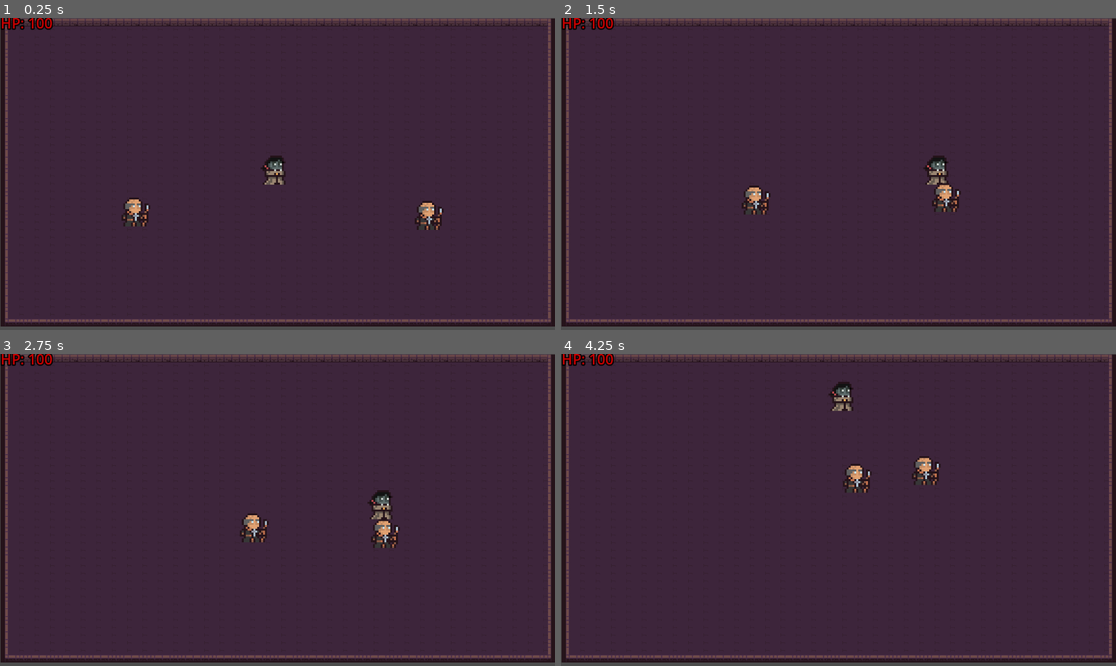
Above: before the commit, frames 1-4 (two rows, left to right).
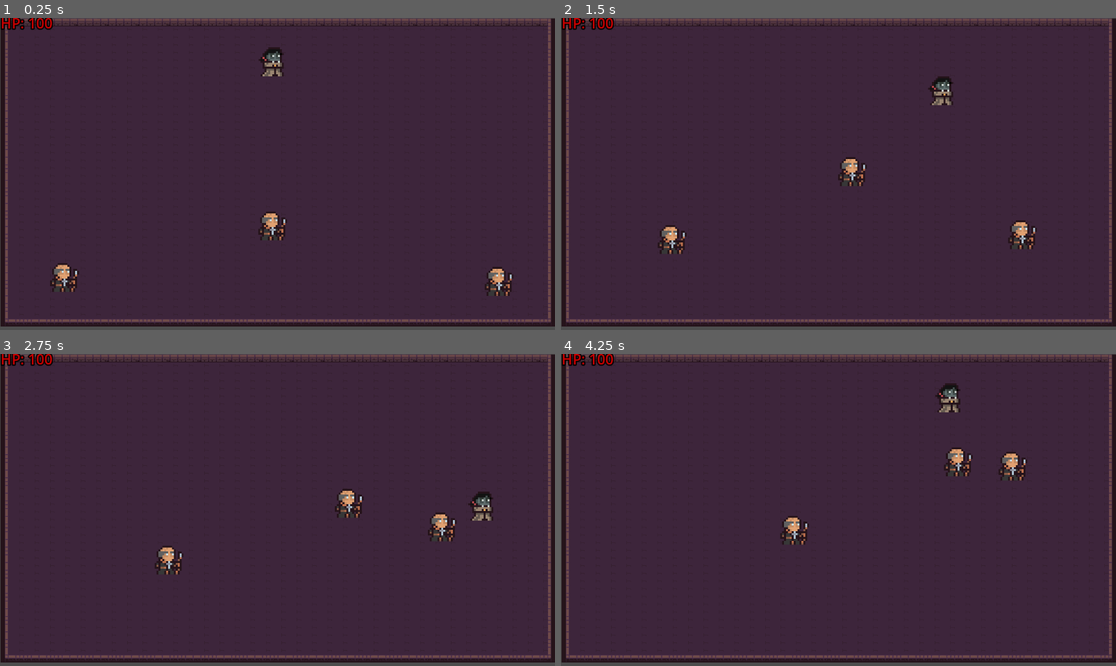
Above: after the commit, the same moments.

Repository: Unnamed-Roguelike-Game/Game
Game: Godot game, scene res://Game.tscn
The game is run twice, just before and just after one commit, with the same random seed, the same clock (stepped at 60 frames per second) and the same inputs.
Inputs:
- Up to frame 1 (0.25 s): no input
- Up to frame 2 (1.5 s): hold D (right) 0.53-1.28 s; hold S (down) from 1.28 s (still down)
- Up to frame 3 (2.75 s): release S (down) at 2.03 s; hold D (right) from 2.03 s (still down)
- Up to frame 4 (4.25 s): release D (right) at 2.78 s; hold W (up) 2.78-3.53 s; hold A (left) from 3.53 s (still down)

The runs differ from the first frame. In frame 1, 2.1% of the frame differs, in the area x 9-93%, y 9-90%; in frame 2, 2.1%; in frame 3, 2.0%; in frame 4, 2.1%.

Commit message:
I think making the enemies have the hitbox for contact damage is easier and makes more sense. maybe not tho. The way its written, Player is addressed once and the hitbox and its properties copied when duplicating enemies. Player hitbox could be for projectiles once we have them...

Diff:
--- a/Unnamed Roguelike Game/Enemy.gd
+++ b/Unnamed Roguelike Game/Enemy.gd
@@ -12,3 +12,8 @@
 	velocity = (direction_of_player * ENEMY_SPEED * delta)
 
 	move_and_collide(velocity)
+
+
+func _on_area_2d_body_entered(body):
+	if body.name == "Player":
+		body.player_health -= 10
--- a/Unnamed Roguelike Game/Game.tscn
+++ b/Unnamed Roguelike Game/Game.tscn
@@ -1,25 +1,50 @@
-[gd_scene load_steps=5 format=3 uid="uid://b8po4tfjlujc8"]
+[gd_scene load_steps=6 format=3 uid="uid://ck7dgjuf7h6os"]
 
-[ext_resource type="PackedScene" uid="uid://bxrc5aulpi3wk" path="res://Room.tscn" id="1_2tscc"]
+[ext_resource type="PackedScene" path="res://Room.tscn" id="1_2tscc"]
 [ext_resource type="PackedScene" uid="uid://b06g5m8ciufci" path="res://Player.tscn" id="2_5qbtk"]
 [ext_resource type="Script" path="res://HP.gd" id="3_emkpw"]
-[ext_resource type="PackedScene" uid="uid://bje1j8ngmq02f" path="res://Enemy.tscn" id="3_j2fa5"]
+[ext_resource type="PackedScene" path="res://Enemy.tscn" id="3_j2fa5"]
+
+[sub_resource type="CapsuleShape2D" id="CapsuleShape2D_pssym"]
+radius = 7.0
+height = 15.0
 
 [node name="Game" type="Node2D"]
 
 [node name="Room" parent="." instance=ExtResource("1_2tscc")]
 
 [node name="Player" parent="." instance=ExtResource("2_5qbtk")]
-position = Vector2(552, 317)
+position = Vector2(548, 92)
 
 [node name="EnemyGroup" type="Node2D" parent="."]
 position = Vector2(-10, 12)
 
 [node name="Enemy" parent="EnemyGroup" instance=ExtResource("3_j2fa5")]
-position = Vector2(249, 398)
+position = Vector2(108, 546)
+
+[node name="Area2D" type="Area2D" parent="EnemyGroup/Enemy"]
+
+[node name="CollisionShape2D" type="CollisionShape2D" parent="EnemyGroup/Enemy/Area2D"]
+shape = SubResource("CapsuleShape2D_pssym")
+debug_color = Color(0.972549, 0, 0.447059, 0)
 
 [node name="Enemy2" parent="EnemyGroup" instance=ExtResource("3_j2fa5")]
-position = Vector2(906, 405)
+position = Vector2(1045, 553)
+
+[node name="Area2D" type="Area2D" parent="EnemyGroup/Enemy2"]
+
+[node name="CollisionShape2D" type="CollisionShape2D" parent="EnemyGroup/Enemy2/Area2D"]
+shape = SubResource("CapsuleShape2D_pssym")
+debug_color = Color(0.972549, 0, 0.447059, 0)
+
+[node name="Enemy3" parent="EnemyGroup" instance=ExtResource("3_j2fa5")]
+position = Vector2(558, 446)
+
+[node name="Area2D" type="Area2D" parent="EnemyGroup/Enemy3"]
+
+[node name="CollisionShape2D" type="CollisionShape2D" parent="EnemyGroup/Enemy3/Area2D"]
+shape = SubResource("CapsuleShape2D_pssym")
+debug_color = Color(0.972549, 0, 0.447059, 0)
 
 [node name="Camera2D" type="Camera2D" parent="."]
 position = Vector2(559, 323)
@@ -36,3 +61,7 @@
 theme_override_constants/outline_size = 10
 theme_override_font_sizes/font_size = 30
 script = ExtResource("3_emkpw")
+
+[connection signal="body_entered" from="EnemyGroup/Enemy/Area2D" to="EnemyGroup/Enemy" method="_on_area_2d_body_entered"]
+[connection signal="body_entered" from="EnemyGroup/Enemy2/Area2D" to="EnemyGroup/Enemy2" method="_on_area_2d_body_entered"]
+[connection signal="body_entered" from="EnemyGroup/Enemy3/Area2D" to="EnemyGroup/Enemy3" method="_on_area_2d_body_entered"]
